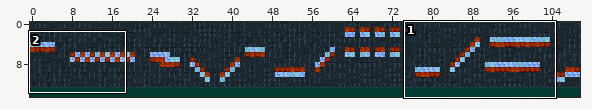
A Tiled map gets an edit: DevRookies/Game/maps/platforms2.tmx. The picture above shows the old version from afar; the outline marks the close-up.
Close-up. Old version:
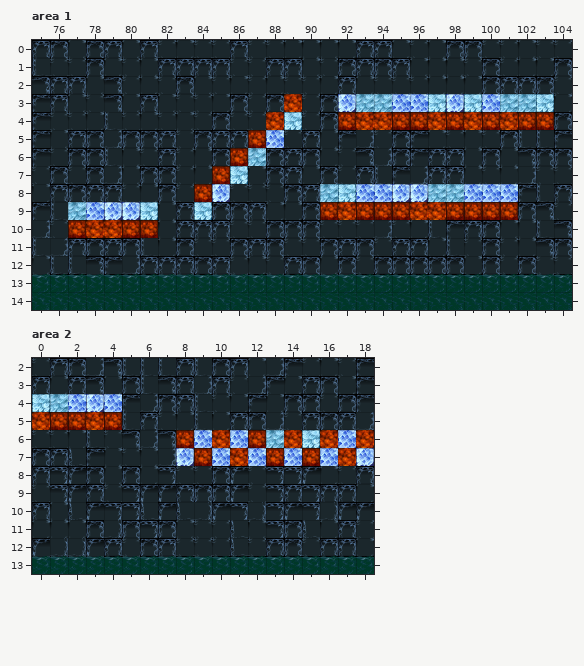
Cells are 32x32 px. Shown: area 1 x 75..104, y 0..14; area 2 x 0..18, y 2..13. The commit also changed other parts of the map, which this record leaves out.
And afterwards:
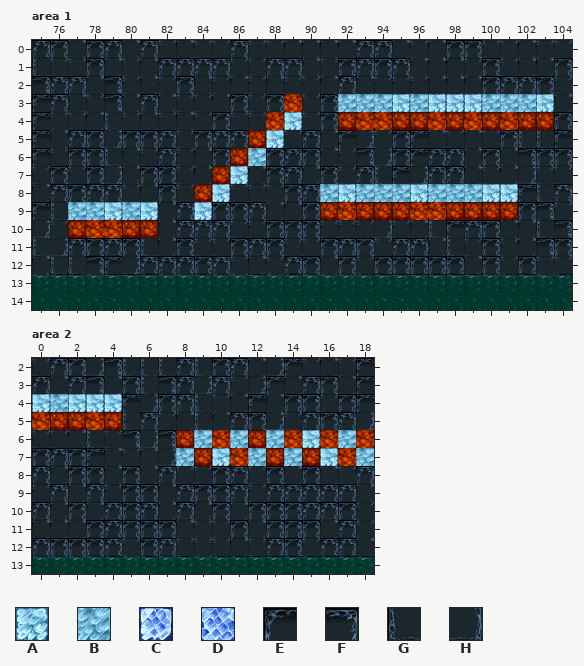
Key: from "lvl2": A 2, B 3, C 7, D 11, E 16, F 17, G 20, H 21.
_ is an empty cell.
From old to new:
Layer "bottom", area 1:
The author changed tile C to tile A in row 8 at x 85.
The author changed tile D to tile A in row 5 at x 88.
Layer "top", area 1:
The author changed tile C to tile A in row 3 at x 98; in row 8 at x 96; in row 9 at x 79.
The author changed tile D to tile A in row 3 at x 95; in row 8 at x 100 to 101.
The author changed tile C to tile B in row 3 at x 92; in row 8 at x 95; in row 9 at x 80.
The author changed tile D to tile B in row 3 at x 96 and 100; in row 8 at x 93 to 94 and 99; in row 9 at x 78.
Layer "water", area 2:
Tile E is removed in row 8 at x 2, 11 and 15; in row 9 at x 2, 6 to 7 and 11; in row 10 at x 3, 7, 10, 14 and 17 to 18; in row 12 at x 0 and 3.
Tile F is removed in row 8 at x 1, 7 and 13 to 14; in row 9 at x 1, 5, 13 and 15; in row 10 at x 4 to 5, 11, 13 and 15; in row 11 at x 6 and 13.
Tile G is removed in row 7 at x 2; in row 10 at x 2, 6 and 8; in row 11 at x 11 and 15; in row 12 at x 11.
Tile H is removed in row 10 at x 9, 12 and 16; in row 11 at x 4; in row 12 at x 1 to 2.
Layer "bottom", area 2:
The author changed tile D to tile A in row 7 at x 10 and 16.
The author changed tile C to tile B in row 7 at x 8 and 18.
The author changed tile D to tile B in row 7 at x 12 and 14.
Layer "top", area 2:
The author changed tile C to tile A in row 4 at x 3.
The author changed tile D to tile A in row 4 at x 2 and 4.
The author changed tile D to tile B in row 6 at x 9, 11 and 17.
